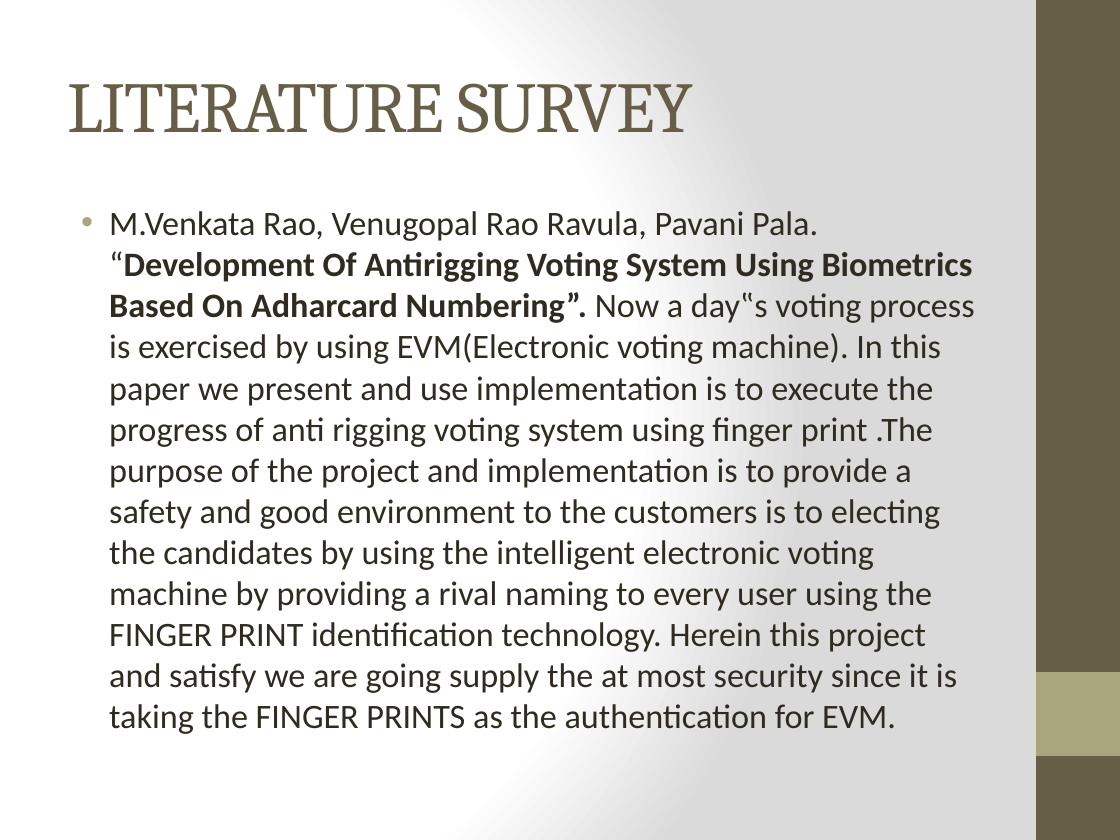
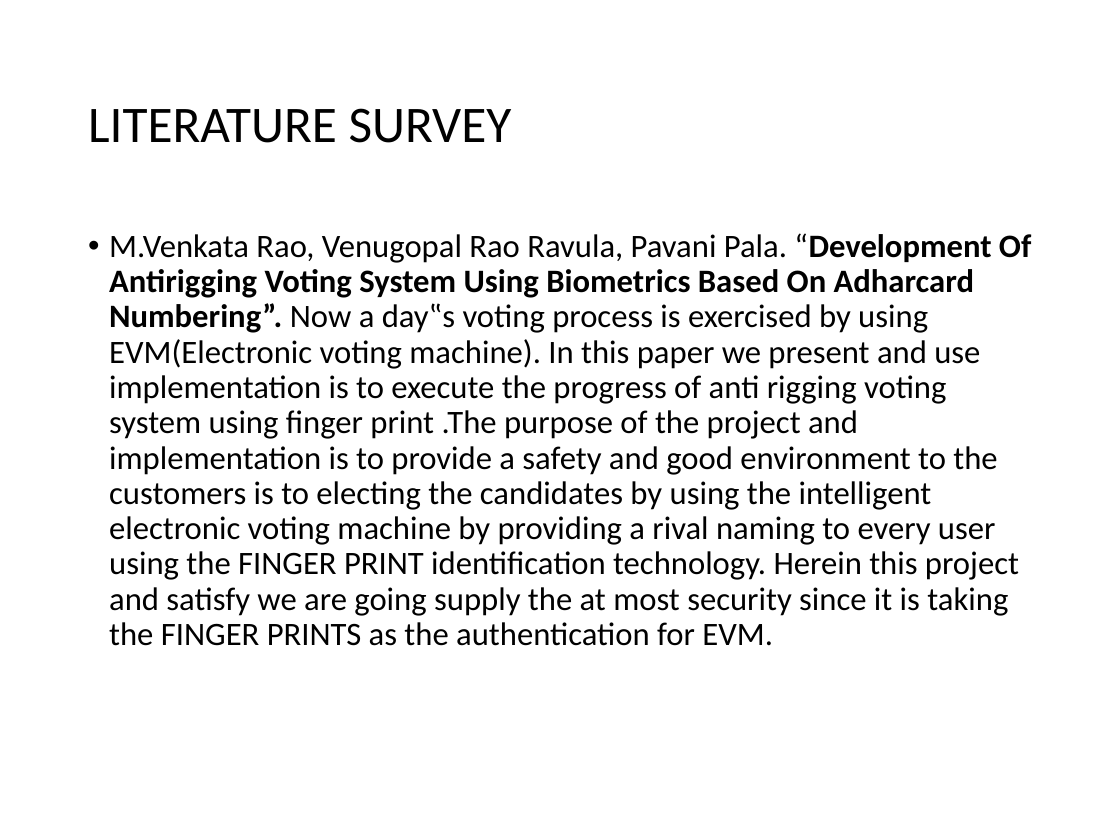
Before and after one commit to Humanpredator/Dream-Epic, a slide deck: slide 14 of Project Center/PPT/PPT.pptx. Drawn at 1120x840 pixels with LibreOffice and Linux fonts; fonts in the diff are those of the drawing. Boxes give left, top, right and bottom in pixels: in the first picture for what was removed or moved away, otherwise in the second. Text is boxed around its words. In the diff, an @@ line names an element or a change of style, - is before the commit and + after.

```diff
--- a/Project Center/PPT/PPT.pptx
+++ b/Project Center/PPT/PPT.pptx
@@ background gradient #FFFFFF to #DADADA to #FFFFFF @@
@@ rectangle removed at (1036, 0, 1120, 840) @@
@@ title "LITERATURE SURVEY": place and size @@
-title "LITERATURE SURVEY" at (67, 83, 693, 133)
+title "LITERATURE SURVEY" at (88, 108, 512, 143)
@@ title "LITERATURE SURVEY" at (88, 108, 512, 143): size 46 to 33 pt, font Cambria to Calibri, text colour #675E47 to #000000, letter spacing -1 to 0 pt; line spacing 1 to 0.9 @@
@@ text "M.Venkata Rao, Venugopal Rao Ravula, ...": place and size @@
-text "M.Venkata Rao, Venugopal Rao Ravula, ..." at (109, 211, 974, 734)
+text "M.Venkata Rao, Venugopal Rao Ravula, ..." at (109, 233, 1031, 646)
@@ text "M.Venkata Rao, Venugopal Rao Ravula, ..." at (109, 233, 1031, 646): size 22 to 21 pt, text colour #2F2B20 to #000000; indent changed; line spacing 1 to 0.9; more space between paragraphs @@
@@ rectangle removed at (1036, 672, 1120, 756) @@
```
Also in this commit, not shown: 15 other slides changed, 1 slide added, 1 slide removed, 3 other files.
